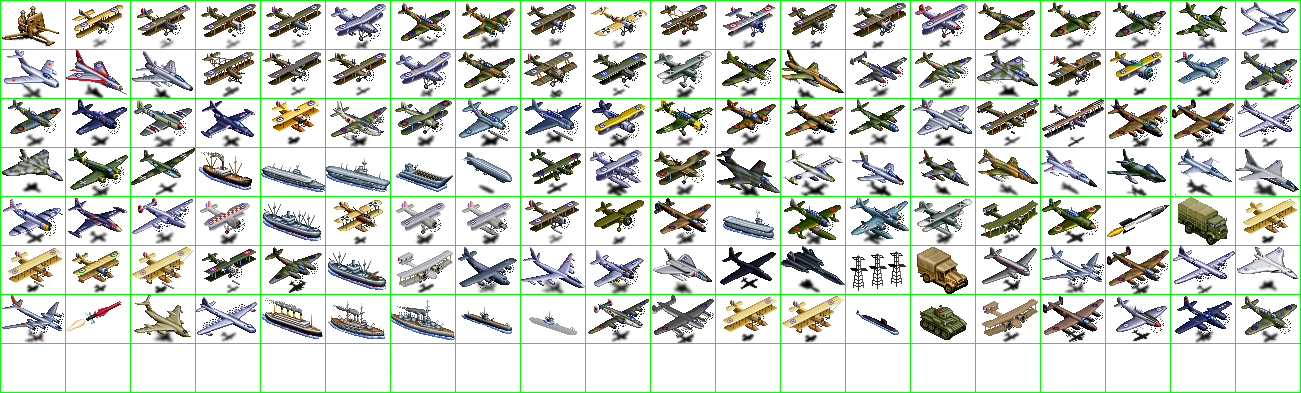
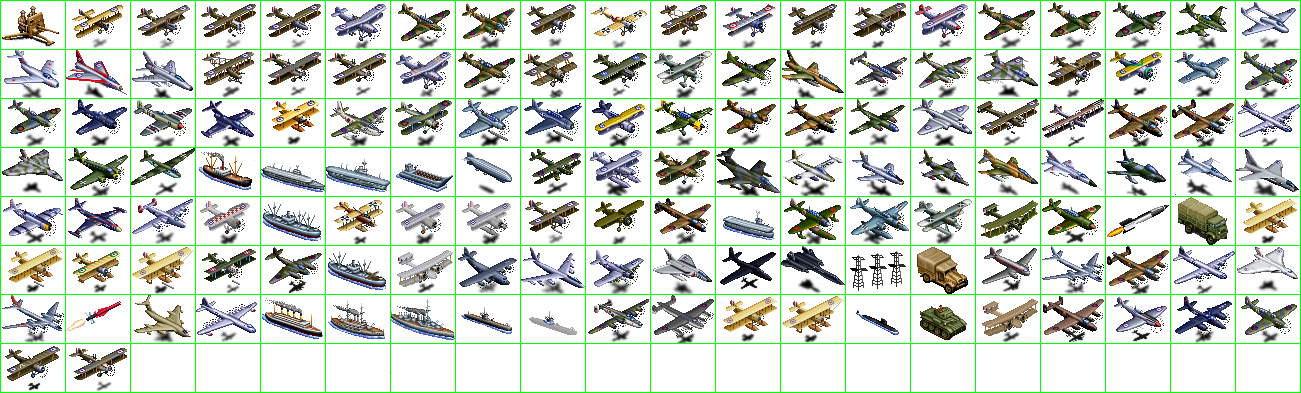
Revision of a layered 1301 × 393 image; what changed, layer by layer:
painted on "units" over 5, 346, 127, 392
